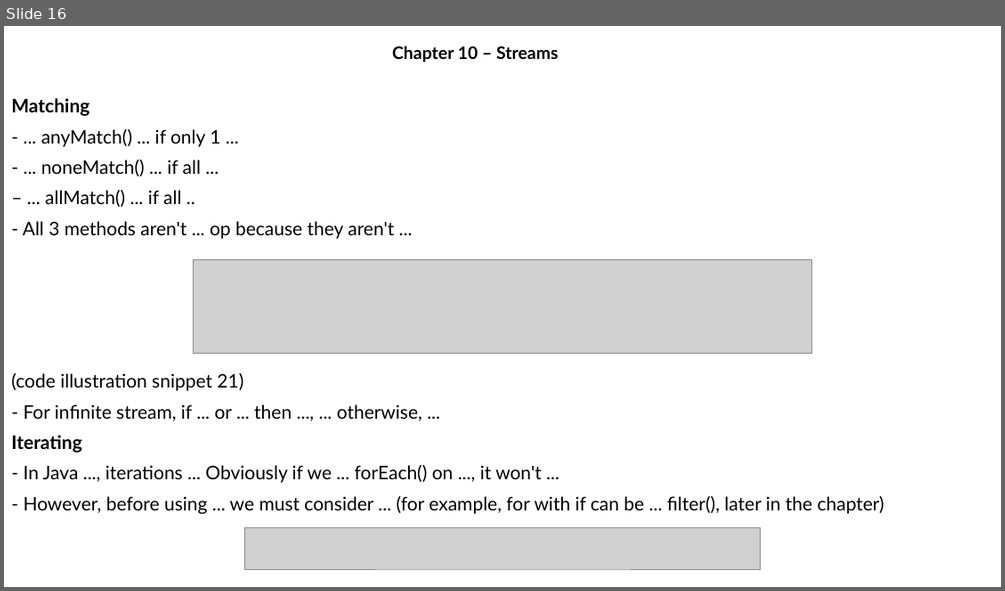
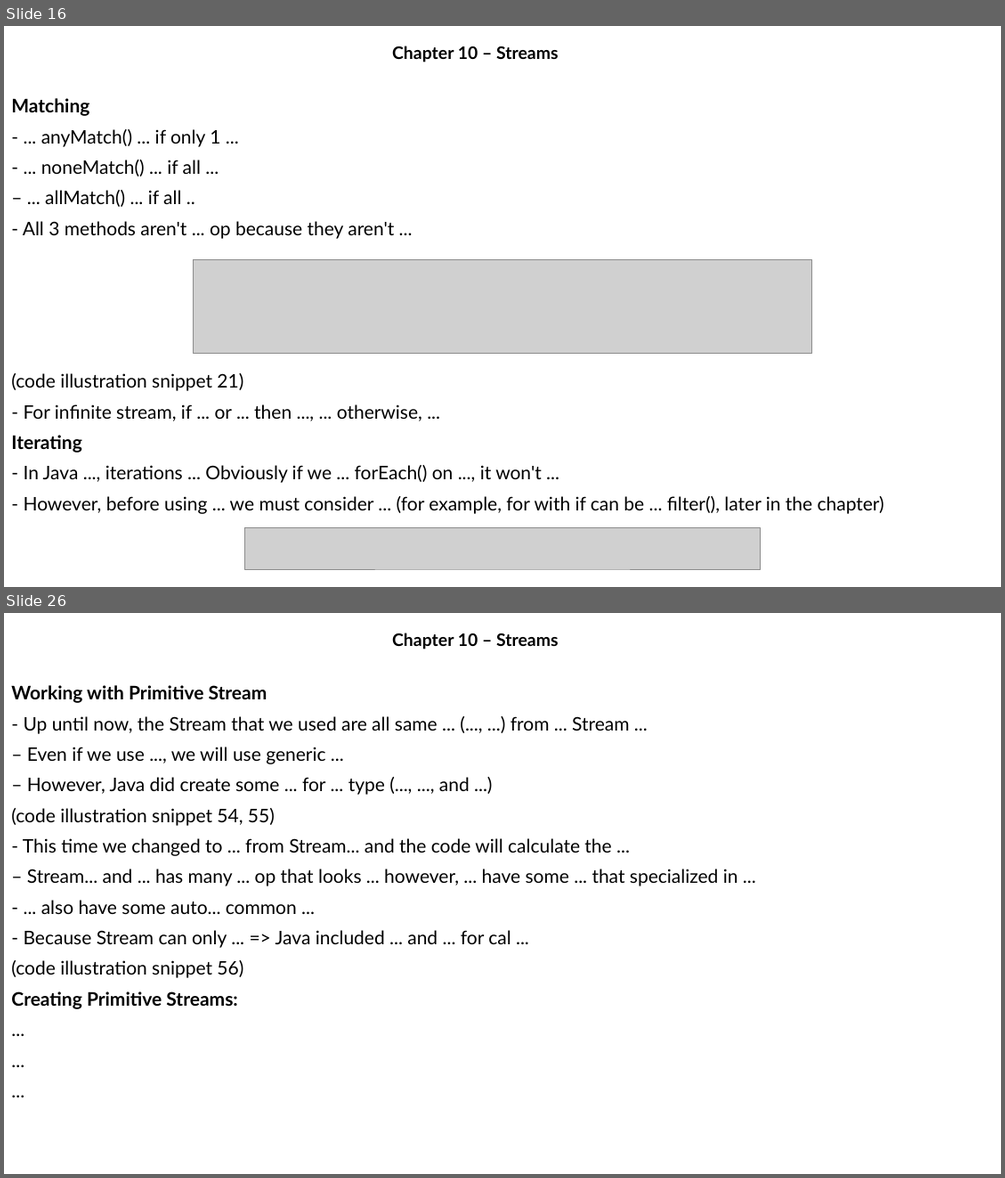
Before and after one commit to MaiDinhVinh/CS-Java, a slide deck: OCP17/Chapter 10 - Streams.pptx. Shown one above the other, each under a label of ours: slide 16 before the commit, slides 16 and 26 after it; the slides between them are not shown. The pictures are 1005x591 and 1005x1178 pixels, drawn with LibreOffice and Linux fonts; fonts in the diff are those of the drawing; grey boxes stand for pictures. Boxes give left, top, right and bottom in pixels: in the first picture for what was removed or moved away, otherwise in the second. Text is boxed around its words. In the diff, an @@ line names an element or a change of style, - is before the commit and + after.

```diff
--- a/OCP17/Chapter 10 - Streams.pptx
+++ b/OCP17/Chapter 10 - Streams.pptx
@@ slide 26 added at (x1=4, y1=613, x2=1001, y2=1174), background #FFFFFF @@
@@ subtitle added at (x1=392, y1=633, x2=558, y2=649), 16.6 pt, text #000000, bold @@
+Chapter 10 – Streams
@@ text added at (x1=11, y1=685, x2=738, y2=1009), 18 pt, text #000000 @@
+Working with Primitive Stream
+- Up until now, the Stream that we used are all same ... (..., ...) from ... Stream ...
+– Even if we use ..., we will use generic ...
+– However, Java did create some ... for ... type (..., ..., and ...)
+(code illustration snippet 54, 55)
+- This time we changed to ... from Stream... and the code will calculate the ...
+– Stream... and ... has many ... op that looks ... however, ... have some ... that specialized in ...
+- ... also have some auto... common ...
+- Because Stream can only ... => Java included ... and ... for cal ...
+(code illustration snippet 56)
+Creating Primitive Streams:
+...
+...
+...
```
Also in this commit, not shown: 1 slide changed, 18 other slides added.
